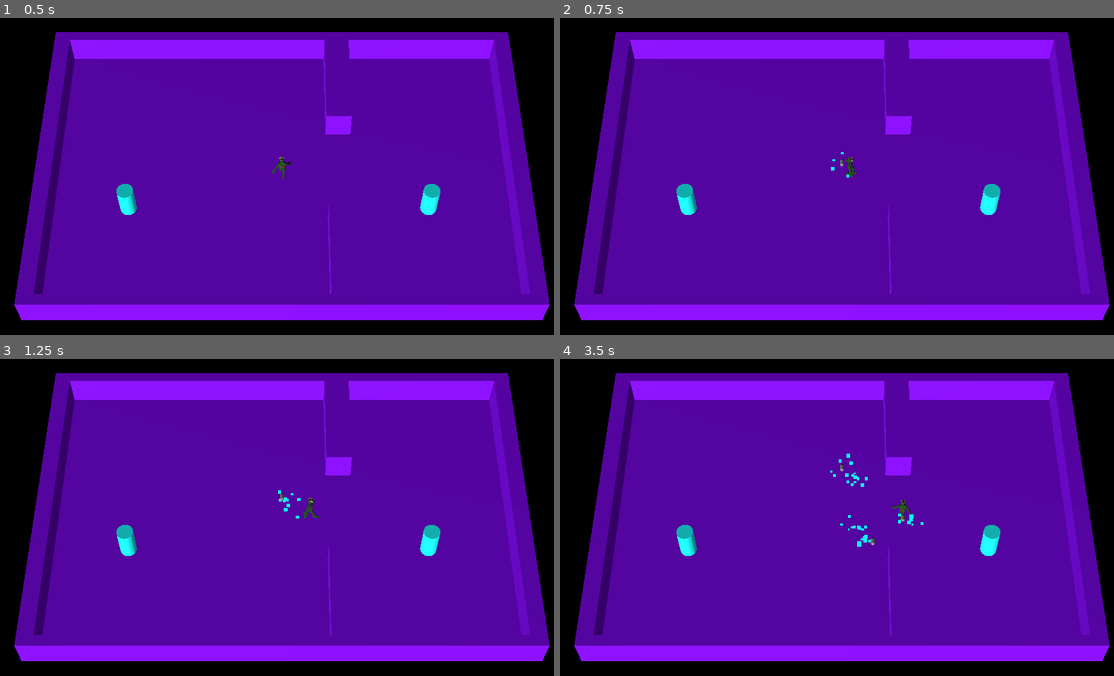
Above: before the commit, frames 1-4 (two rows, left to right).
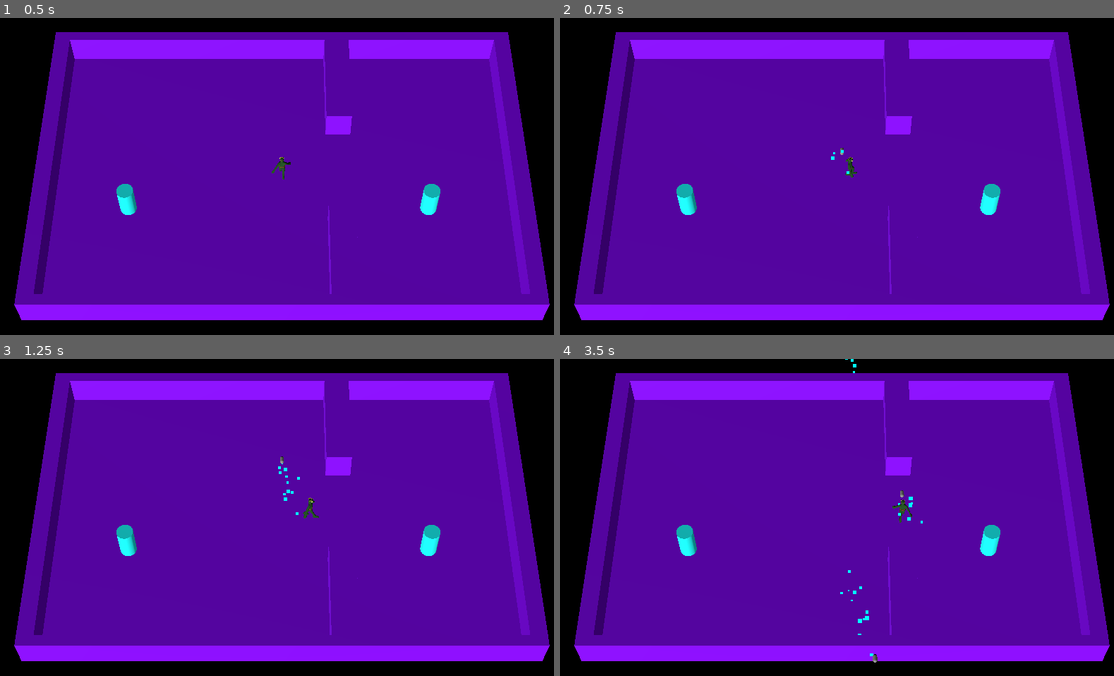
Above: after the commit, the same moments.

Repository: ralabate/30ddl
Game: Godot game, scene res://main.tscn
The game is run twice, just before and just after one commit, with the same random seed, the same clock (stepped at 60 frames per second) and the same inputs.
Inputs:
- Up to frame 1 (0.5 s): no input
- Up to frame 2 (0.75 s): tap Enter (ui_accept) at 0.5 s; hold Right (ui_right) from 0.53 s (still down)
- Up to frame 3 (1.25 s): keep holding Right (ui_right); tap Enter (ui_accept) at 0.77 s
- Up to frame 4 (3.5 s): release Right (ui_right) at 1.28 s; hold Down (ui_down) 1.28-2.03 s; tap Enter (ui_accept) at 1.52, 3.02 s; hold Right (ui_right) 2.03-2.78 s; hold Up (ui_up) from 2.78 s (still down)

Frame 1 is identical in both runs. In frame 2, less than 0.1% of the frame differs, in the area x 48-53%, y 40-51%; in frame 3, 0.1%; in frame 4, 0.4%, in the area x 48-66%, y 0-96%.

Commit message:
bullet speed tweak

Diff:
--- a/gauntlet/bullet.gd
+++ b/gauntlet/bullet.gd
@@ -1,7 +1,7 @@
 extends Area3D
 
 
-@export var SPEED = 10
+@export var SPEED = 5
 
 
 func _ready() -> void:
--- a/gauntlet/bullet.tscn
+++ b/gauntlet/bullet.tscn
@@ -34,7 +34,6 @@
 collision_layer = 2
 collision_mask = 6
 script = ExtResource("1_v7oki")
-SPEED = 1
 
 [node name="MeshInstance3D" type="MeshInstance3D" parent="."]
 transform = Transform3D(0.25, 0, 0, 0, -1.09278e-08, 0.25, 0, -0.25, -1.09278e-08, 0, 0, 0)
